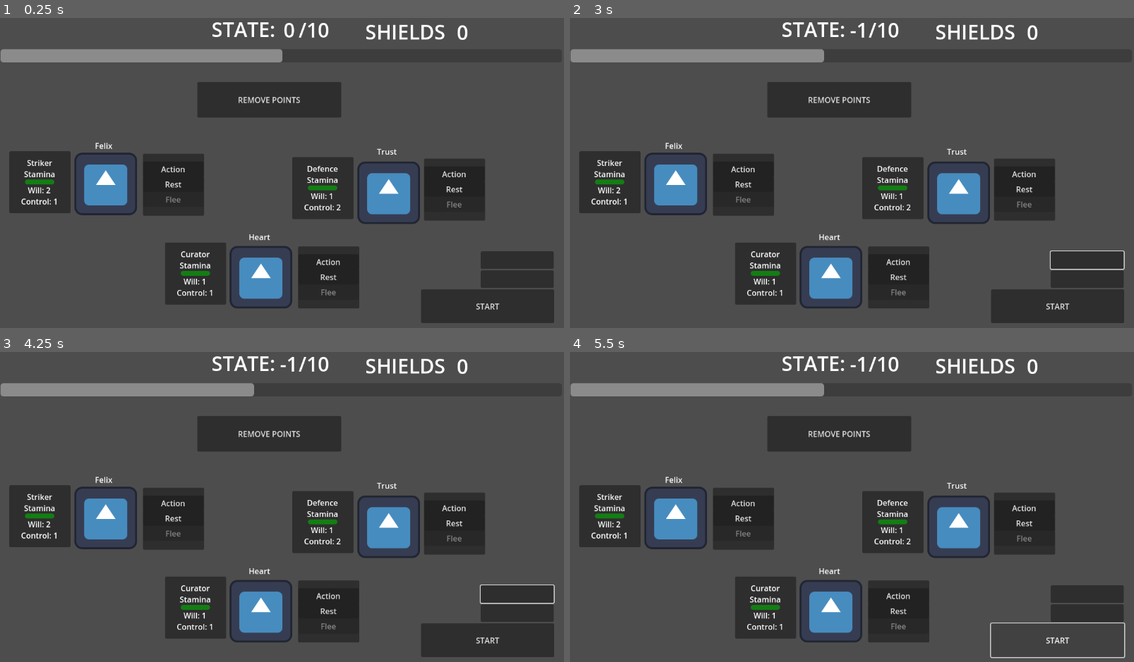
Above: before the commit, frames 1-4 (two rows, left to right).
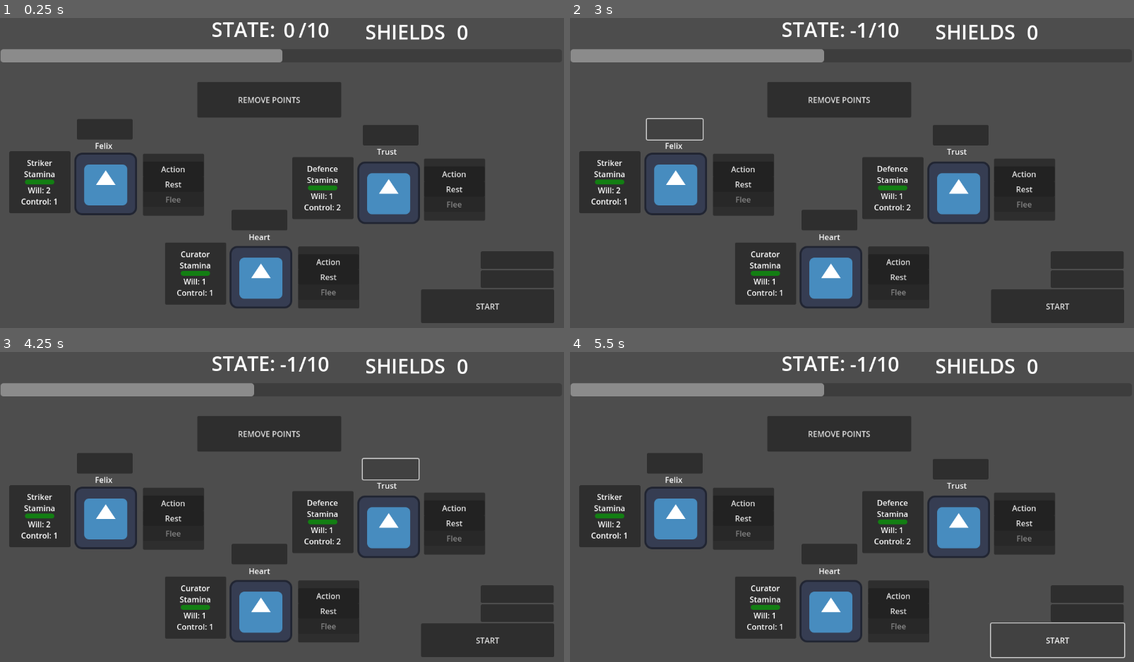
Above: after the commit, the same moments.

Repository: SamantaMancini/heaven_upsidedown
Game: Godot game, scene res://main.tscn
Same seed, same stepped clock (60 frames per second), same inputs: the game is played once before the commit and once after it. Before the commit the project has no main scene; this scene is started directly in both runs. The engine's default icon, where the game draws it, is replaced by a stand-in: a white triangle on a blue panel in a dark square.
Inputs (mouse positions are in pixels of both pictures, inside the frame that each line leads up to):
- Up to frame 1 (0.25 s): no input
- Up to frame 2 (3 s): click "REMOVE POINTS" at 0.5 s; click (1088, 278) at 1.25 s; click (1088, 259) at 2 s; click (677, 129) at 2.77 s
- Up to frame 3 (4.25 s): click (389, 469) at 3.52 s
- Up to frame 4 (5.5 s): click (829, 553) at 4.27 s; click "START" at 5 s

The runs differ from the first frame. In frame 1, 1.9% of the frame differs, in the area x 13-75%, y 32-69%; in frame 2, 1.5%; in frame 3, 1.5%; in frame 4, 1.9%.

Commit message:
player combo + stamina

Diff:
--- a/chars/players/player.tscn
+++ b/chars/players/player.tscn
@@ -5,15 +5,6 @@
 
 [node name="Player" type="Node2D"]
 script = ExtResource("1_7vu2r")
-
-[node name="Button" type="Button" parent="."]
-visible = false
-modulate = Color(1, 1, 1, 0)
-offset_left = 571.0
-offset_top = 281.0
-offset_right = 699.0
-offset_bottom = 408.0
-toggle_mode = true
 
 [node name="Sprite2D" type="Sprite2D" parent="."]
 position = Vector2(550, 340)
@@ -207,4 +198,10 @@
 vertical_alignment = 1
 autowrap_mode = 3
 
+[node name="Label" type="Label" parent="."]
+offset_left = 435.0
+offset_top = 95.0
+offset_right = 668.0
+offset_bottom = 225.0
+
 [connection signal="pressed" from="Sprite2D/CanvasLayer/Control/Panel3/VSkills/Button4" to="." method="_on_button_4_pressed"]
--- a/chars/players/scripts/player.gd
+++ b/chars/players/scripts/player.gd
@@ -17,9 +17,13 @@
 @onready var description: Label = $Sprite2D/CanvasLayer/Control/Panel5/VBoxContainer/description
 
 
-var skill_consumed : Dictionary = {}
+var skill_consumed : Array = []
 var actions_button = ["Action", "Rest", "Flee"]
-
+var emotions = ""
+var action_id = null
+var stamina_cost = null
+var power_value = null
+var target_on = false
 
 # Called when the node enters the scene tree for the first time.
 func _ready() -> void:
@@ -54,7 +58,7 @@
 			v_skills.add_child(new_button)
 			new_button.connect("pressed", Callable(self, "_on_skill_pressed").bind(action_id, new_button))
 
-	GlobalEvent.add_stamina.connect(add_stamina)
+	GlobalEvent.add_stamina.connect(add_stamina_player)
 	GlobalEvent.start_process.connect(_on_start_pressed)
 
 # Called every frame. 'delta' is the elapsed time since the previous frame.
@@ -62,8 +66,14 @@
 	pass
 
 
-func add_stamina(stamina: float):
+func add_stamina_group(stamina: float):
 	progress_bar.value += stamina
+
+func add_stamina_player(stamina: float, id: int):
+	if id == stats.id:
+		progress_bar.value += stamina
+		print("Curato: ", id, " +", stamina)
+
 
 func _on_action_pressed(id: String, button: Button) -> void:
 	if id == "Action":
@@ -74,6 +84,7 @@
 			progress_bar.max_value += 1
 
 		progress_bar.value += 1
+
 		if progress_bar.value >= 10:
 			button.disabled = true
 		else:
@@ -83,31 +94,27 @@
 	panel_3.hide()
 	panel_2.show()
 	var selected_skill_data = null
+
 	for skill in stats.actions:
 		if skill.id == id:
 			selected_skill_data = skill
 
 	if selected_skill_data == null:
 		return
-	var current_sequence = skill_consumed.get("sequence", [])
+
 	var current_skill_info = {
 		"id": selected_skill_data.id,
 		"sta": selected_skill_data.stamina_consumed,
 		"power": selected_skill_data.power,
 		"emotion": selected_skill_data.emotion
 	}
-	current_sequence.append(current_skill_info)
-	skill_consumed["sequence"] = current_sequence
 
-	var current_combination = skill_consumed.get("combination", "")
+	skill_consumed.append(current_skill_info)
+	emotions = current_skill_info["emotion"]
+	if selected_skill_data.id == "kiss":
+		target_on = true
 
-	if current_combination.is_empty():
-		skill_consumed["combination"] = selected_skill_data.emotion
-	else:
-		skill_consumed["combination"] = current_combination + " , " + selected_skill_data.emotion
-
-	print("Combinazione attuale:", skill_consumed["combination"])
-	print("Dati della sequenza:", skill_consumed["sequence"])
+	GlobalEvent.update_button.emit()
 
 func _on_button_4_pressed() -> void:
 	if panel_3.is_visible_in_tree():
@@ -150,21 +157,30 @@
 
 
 func _on_start_pressed() -> void:
-	if not skill_consumed.is_empty():
-		var action_id = skill_consumed["id"]
-		var power_value = skill_consumed["power"]
-		var stamina_cost = skill_consumed["sta"]
 
-		progress_bar.value -= stamina_cost
-		if action_id != "kiss" and action_id != "trust shield":
-			GlobalEvent.update_global_state.emit(power_value)
-		if action_id == "trust shield":
-			GlobalEvent.add_shield.emit(power_value)
+	if skill_consumed.size() > 0:
+		for skill in skill_consumed:
+			action_id = skill["id"]
+			stamina_cost = skill["sta"]
+			power_value = skill["power"]
 
-		if action_id == "kiss":
-			GlobalEvent.add_stamina.emit(power_value)
+
+			if action_id != "kiss" and action_id != "trust shield":
+				if power_value != null:
+					GlobalEvent.update_global_state.emit(power_value)
+			elif action_id == "trust shield":
+				if power_value != null:
+					GlobalEvent.add_shield.emit(power_value)
+			elif action_id == "kiss":
+				if power_value != null:
+					GlobalEvent.add_stamina.emit(power_value, self.stats.id)
+				else:
+					print("Target non valido")
+
+			if stamina_cost != null and stamina_cost > 0:
+				progress_bar.value -= stamina_cost
+				print("bar:", progress_bar.value)
 		skill_consumed.clear()
-
 
 
 
--- a/chars/players/stats/curator.tres
+++ b/chars/players/stats/curator.tres
@@ -14,6 +14,7 @@
 
 [resource]
 script = ExtResource("1_3se0p")
+id = 2
 name_char = "Heart"
 role = "Curator"
 stamina = 2.0
--- a/chars/players/stats/defence.tres
+++ b/chars/players/stats/defence.tres
@@ -23,6 +23,7 @@
 
 [resource]
 script = ExtResource("1_4eme5")
+id = 1
 name_char = "Trust"
 role = "Defence"
 stamina = 2.0
--- a/chars/players/stats/stats.gd
+++ b/chars/players/stats/stats.gd
@@ -1,6 +1,7 @@
 extends Resource
 class_name Stat
 
+@export var id : int
 @export var name_char : String
 @export var role : String
 @export var stamina : float
--- a/globals/global_events/global_event.gd
+++ b/globals/global_events/global_event.gd
@@ -4,22 +4,7 @@
 signal remove_global_state(power: float)
 signal add_shield(shield: float)
 signal add_stamina(power: float)
-signal combination(combination: String, power: float)
+signal combination(combination: String)
+signal combination_2(combo: String, sta: float)
 signal start_process
-
-var actions : Dictionary = {}
-
-func kiss_act(value: float, skill: Skill):
-	return value + skill.power
-
-func attack_act(value: float, skill: Skill):
-	return value + skill.power
-
-func defense_act(shields: int, skill: Skill):
-	return shields + skill.power
-
-func _ready() -> void:
-	actions["kiss"] = kiss_act
-	actions["happy song"] = attack_act
-	actions["trust shield"] = defense_act
-	print(actions)
+signal update_button
--- a/main.gd
+++ b/main.gd
@@ -2,12 +2,20 @@
 @onready var label_3: Label = $Label3
 @onready var label_5: Label = $Label5
 @onready var progress_bar: ProgressBar = $ProgressBar
+@onready var button_4: Button = $Button4
+@onready var button_3: Button = $Button3
+@onready var button_5: Button = $Button5
+@onready var button_6: Button = $Button6
+@onready var button_7: Button = $Button7
 @export var start_num : int = 0
 @export var combination_1 : String
 @export var combination_2 : String
-@onready var button_4: Button = $Button4
+@export var players : Array[Player]
 
 var shields = 0
+var player_emotions = []
+var skills : Dictionary = {}
+var target_name : int
 
 # Called when the node enters the scene tree for the first time.
 func _ready() -> void:
@@ -16,6 +24,8 @@
 	GlobalEvent.update_global_state.connect(add_points)
 	GlobalEvent.add_shield.connect(add_shield)
 	GlobalEvent.combination.connect(dance_group)
+	GlobalEvent.update_button.connect(update_button)
+	GlobalEvent.combination_2.connect(hug_group)
 
 
 # Called every frame. 'delta' is the elapsed time since the previous frame.
@@ -26,7 +36,15 @@
 		print("WINNER")
 	label_3.text = str(start_num)
 	label_5.text = str(shields)
-	button_4.text = ""
+	button_4.text = " ".join(player_emotions)
+
+func update_button():
+	for player in players:
+		if not player_emotions.has(player.emotions):
+			player_emotions.append(player.emotions)
+
+	button_4.text = " ".join(player_emotions)
+	button_3.text = " ".join(player_emotions)
 
 func add_points(value: float):
 	progress_bar.value += value
@@ -35,10 +53,15 @@
 func add_shield(shield: float):
 	shields += shield
 
-func dance_group(comb: String, power: float):
+func dance_group(comb: String):
 	if comb == combination_1:
-		progress_bar.value += power
+		progress_bar.value += 5
+		start_num += 5
 
+func hug_group(comb: String, stamina: float):
+	for player in players:
+		if comb == combination_2:
+			player.add_stamina_group(stamina)
 
 func _on_button_pressed() -> void:
 	if shields == 0:
@@ -49,6 +72,42 @@
 		shields -= 1
 
 
-
 func _on_button_2_pressed() -> void:
 	GlobalEvent.start_process.emit()
+
+
+func _on_button_4_pressed() -> void:
+	GlobalEvent.combination.emit(" ".join(player_emotions))
+	player_emotions.clear()
+	skills.clear()
+	for player in players:
+		player.emotions = ""
+		player.skill_consumed = []
+
+
+
+func _on_button_3_pressed() -> void:
+	GlobalEvent.combination_2.emit(" ".join(player_emotions), 5)
+	player_emotions.clear()
+	skills.clear()
+	for player in players:
+		player.emotions = ""
+		player.skill_consumed = []
+
+
+func _on_button_5_pressed() -> void:
+	for player in players:
+		target_name = player.stats.id
+		player.target_on = false
+
+
+func _on_button_6_pressed() -> void:
+	for player in players:
+		target_name = player.stats.id
+		player.target_on = false
+
+
+func _on_button_7_pressed() -> void:
+	for player in players:
+		target_name = player.stats.id
+		player.target_on = false
--- a/main.tscn
+++ b/main.tscn
@@ -6,10 +6,11 @@
 [ext_resource type="Resource" uid="uid://dvtk710t8shh7" path="res://chars/players/stats/defence.tres" id="4_1bvp3"]
 [ext_resource type="Resource" uid="uid://i30gl3l5mqyf" path="res://chars/players/stats/curator.tres" id="5_lquwl"]
 
-[node name="Main" type="Node2D"]
+[node name="Main" type="Node2D" node_paths=PackedStringArray("players")]
 script = ExtResource("1_h2yge")
-combination_1 = "happy trust love"
-combination_2 = "trust love"
+combination_1 = "happy  trust love"
+combination_2 = " trust love"
+players = [NodePath("Player"), NodePath("Player2"), NodePath("Player3")]
 
 [node name="Player" parent="." instance=ExtResource("1_ig7tw")]
 position = Vector2(-333, 15)
@@ -246,9 +247,31 @@
 offset_right = 1132.0
 offset_bottom = 529.0
 
+[node name="Button5" type="Button" parent="."]
+offset_left = 158.0
+offset_top = 222.0
+offset_right = 272.0
+offset_bottom = 264.0
+
+[node name="Button6" type="Button" parent="."]
+offset_left = 742.0
+offset_top = 234.0
+offset_right = 856.0
+offset_bottom = 276.0
+
+[node name="Button7" type="Button" parent="."]
+offset_left = 474.0
+offset_top = 408.0
+offset_right = 588.0
+offset_bottom = 450.0
+
 [connection signal="pressed" from="Button" to="." method="_on_button_pressed"]
 [connection signal="pressed" from="Button2" to="." method="_on_button_2_pressed"]
+[connection signal="pressed" from="Button3" to="." method="_on_button_3_pressed"]
 [connection signal="pressed" from="Button4" to="." method="_on_button_4_pressed"]
+[connection signal="pressed" from="Button5" to="." method="_on_button_5_pressed"]
+[connection signal="pressed" from="Button6" to="." method="_on_button_6_pressed"]
+[connection signal="pressed" from="Button7" to="." method="_on_button_7_pressed"]
 
 [editable path="Player"]
 [editable path="Player2"]
--- a/project.godot
+++ b/project.godot
@@ -11,6 +11,7 @@
 [application]
 
 config/name="Heaven Upsidedown"
+run/main_scene="uid://drtkuhohyhd7y"
 config/features=PackedStringArray("4.4", "GL Compatibility")
 config/icon="res://icon.svg"
 
